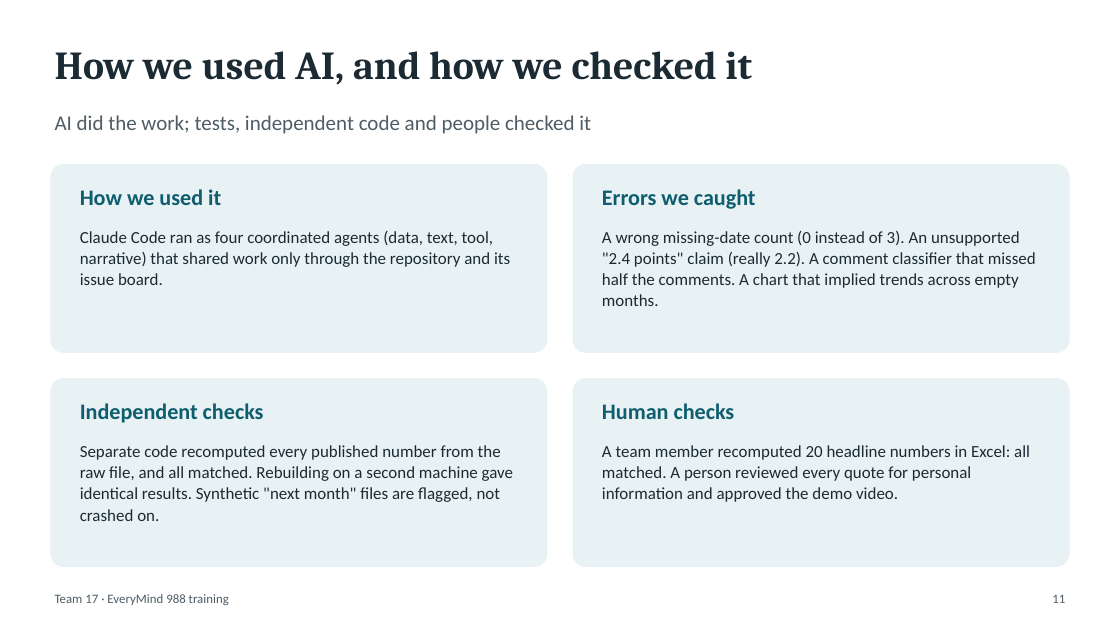
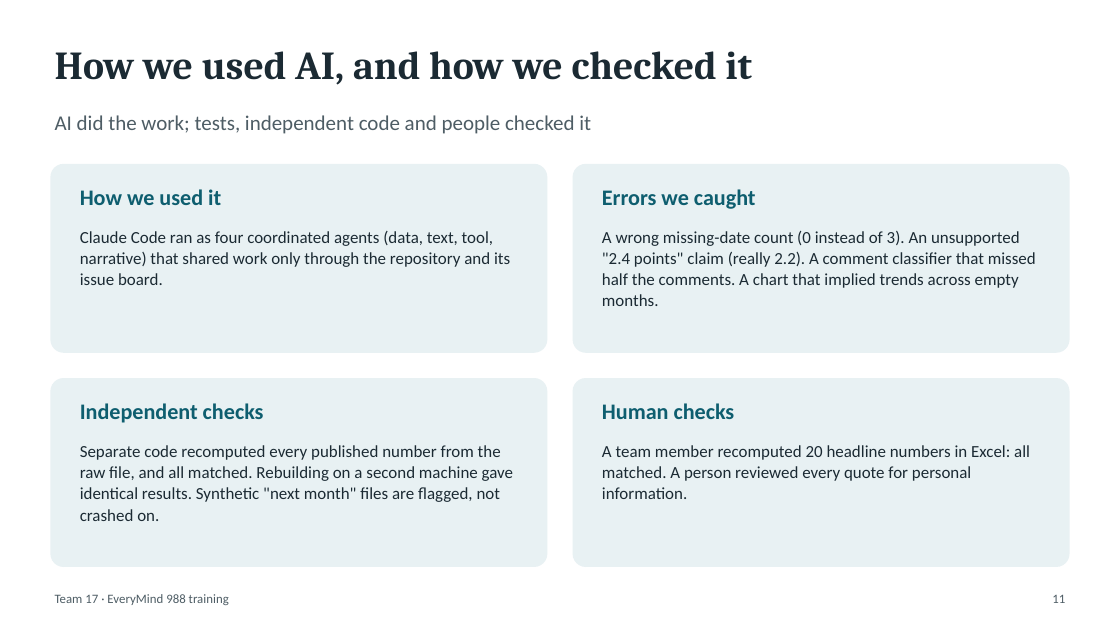
Before and after one commit to ArushNo1/cbc-buildfest, a slide deck: slide 11 of submission/Team17_Presentation.pptx. Drawn at 1120x630 pixels with LibreOffice and Linux fonts; fonts in the diff are those of the drawing. Boxes give left, top, right and bottom in pixels: in the first picture for what was removed or moved away, otherwise in the second. Text is boxed around its words. In the diff, an @@ line names an element or a change of style, - is before the commit and + after.

```diff
--- a/submission/Team17_Presentation.pptx
+++ b/submission/Team17_Presentation.pptx
@@ text at (x1=602, y1=445, x2=1030, y2=499): text changed @@
-A team member recomputed 20 headline numbers in Excel: all matched. A person reviewed every quote for personal information and approved the demo video.
+A team member recomputed 20 headline numbers in Excel: all matched. A person reviewed every quote for personal information.
```
Also in this commit, not shown: 1 other slide changed, 7 other files.
